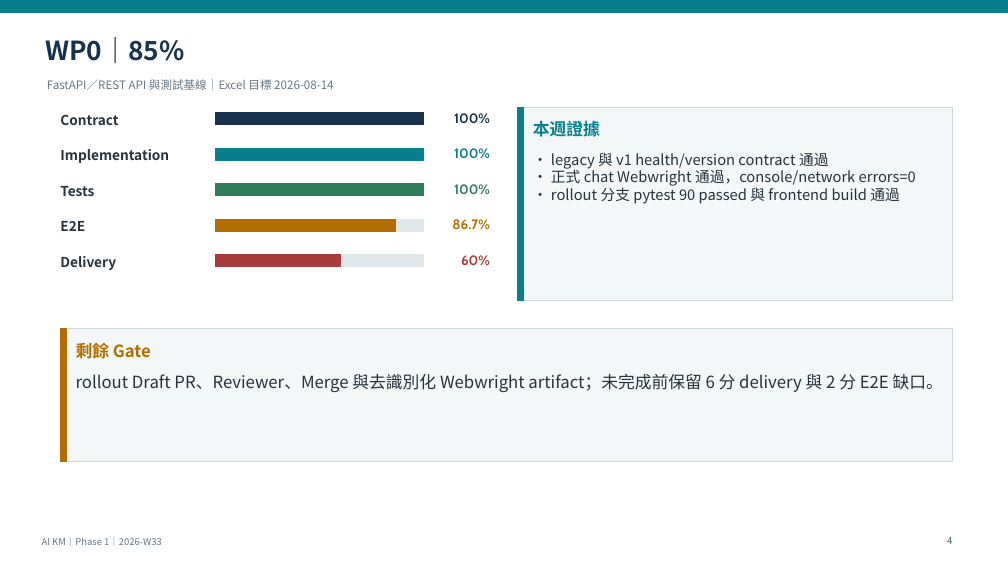
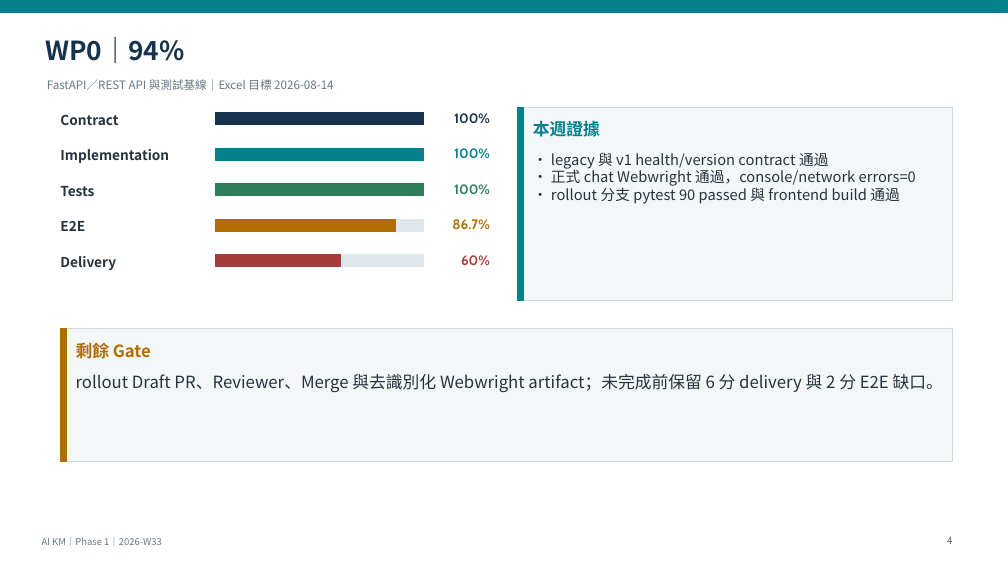
Before and after one commit to kyocarlos/knowledge-base-agent-source, a slide deck: slide 4 of docs/AI-KM-Phase1-Weekly-2026-W33-v2.6.pptx. Drawn at 1008x567 pixels with LibreOffice and Linux fonts; fonts in the diff are those of the drawing. Boxes give left, top, right and bottom in pixels: in the first picture for what was removed or moved away, otherwise in the second. Text is boxed around its words. In the diff, an @@ line names an element or a change of style, - is before the commit and + after.

```diff
--- a/docs/AI-KM-Phase1-Weekly-2026-W33-v2.6.pptx
+++ b/docs/AI-KM-Phase1-Weekly-2026-W33-v2.6.pptx
@@ text at (45,37,184,63): text changed @@
-WP0｜85%
+WP0｜94%
```
Also in this commit, not shown: 3 other slides changed, 4 other files.
